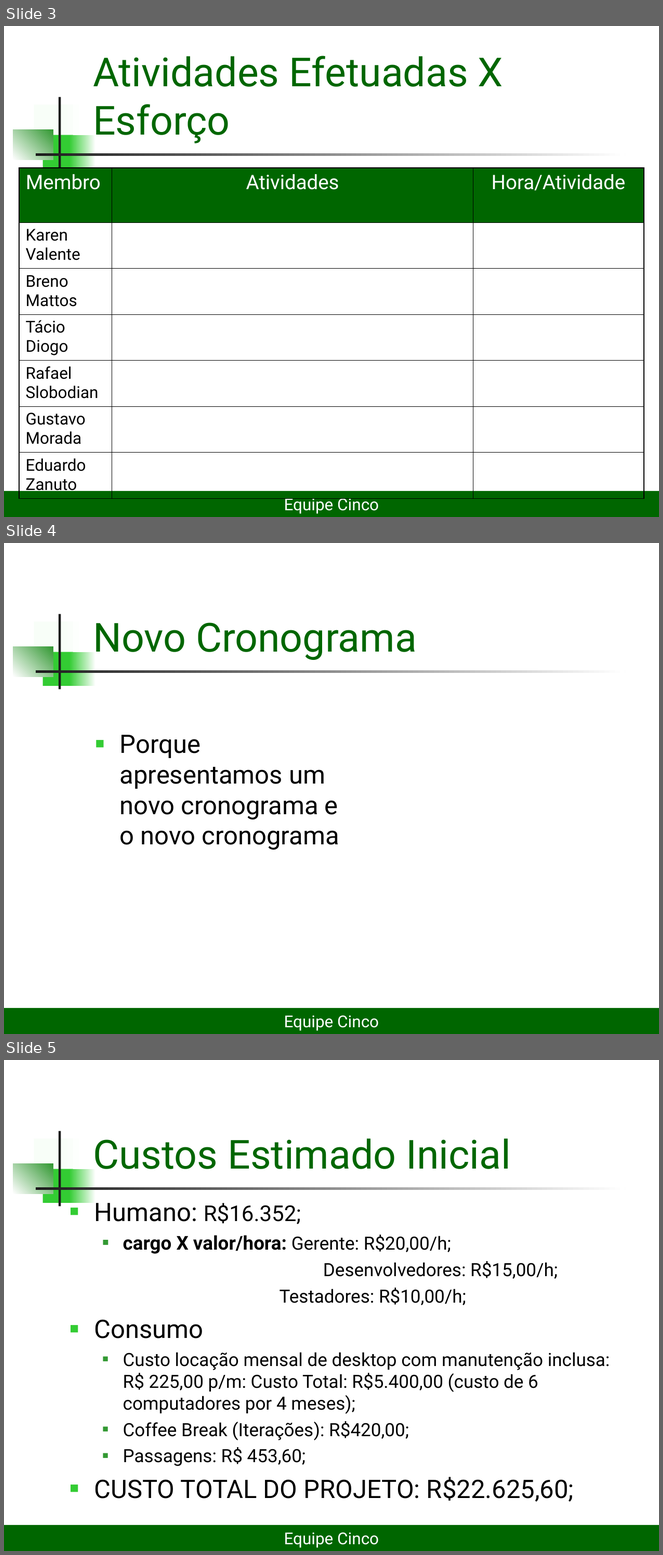
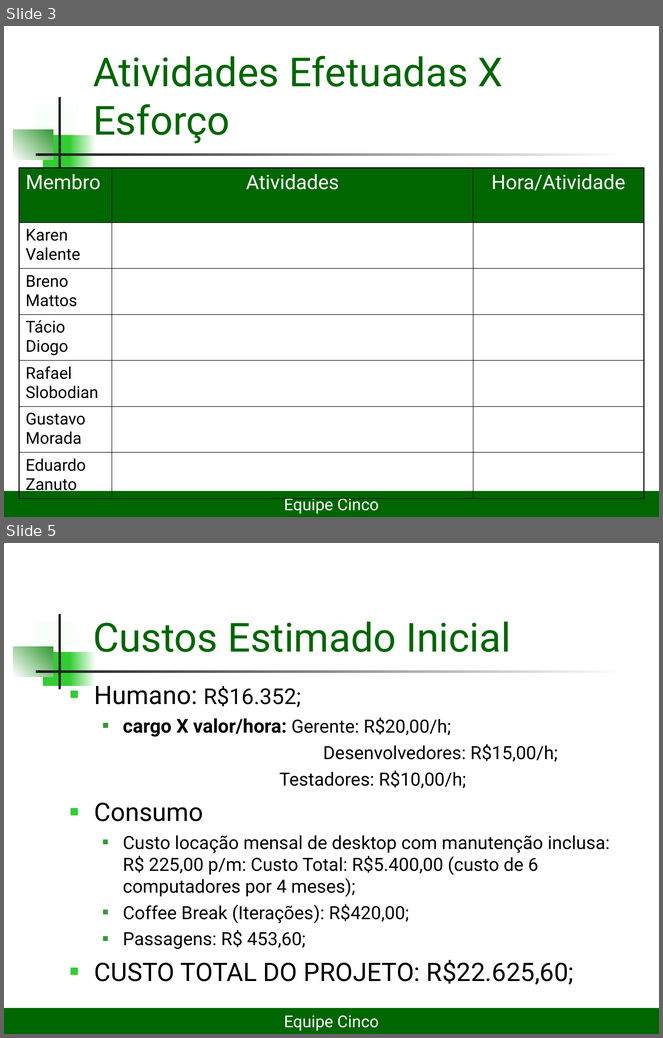
Before and after one commit to lDarthKill/xadrez-es2-compuff, a slide deck: Documentos/Projeto Xadrez2seminário.ppt. Shown one above the other, each under a label of ours: slides 3, 4 and 5 before the commit, slides 3 and 5 after it; the slides between them are not shown. The pictures are 663x1555 and 663x1038 pixels, drawn with LibreOffice and Linux fonts; fonts in the diff are those of the drawing. Boxes give left, top, right and bottom in pixels: in the first picture for what was removed or moved away, otherwise in the second. Text is boxed around its words. In the diff, an @@ line names an element or a change of style, - is before the commit and + after.

```diff
--- a/Documentos/Projeto Xadrez2seminário.ppt
+++ b/Documentos/Projeto Xadrez2seminário.ppt
@@ slide 4 removed at [4, 543, 659, 1034], background #FFFFFF; not listed: 7 template elements that a slide beside it also shows @@
@@ title removed at [93, 623, 417, 660] @@
-Novo Cronograma
@@ text removed at [120, 735, 339, 850] @@
-■ Porque apresentamos um novo cronograma e o novo cronograma
@@ rectangle removed at [4, 1008, 659, 1034] @@
-Equipe Cinco
```
Also in this commit, not shown: 5 slides changed, 1 slide added, 2 other slides removed.
